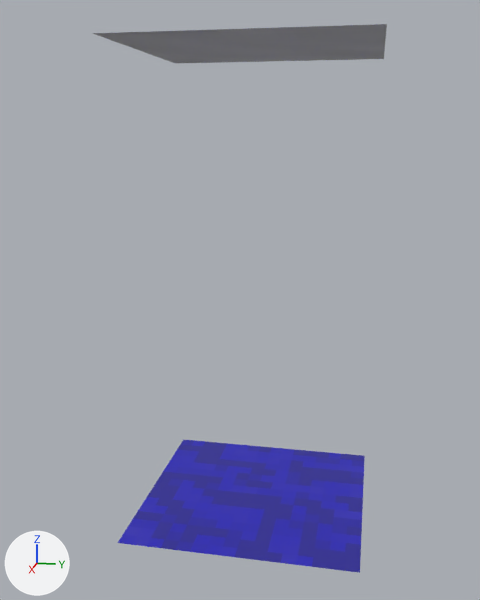
Renders of the Blender file House/Parts/Hall.blend from each side of a commit.
One viewpoint serves both versions: a 50 mm lens placed at (2.82, 0.49, 1.65), pointed at (0.03, -0.07, 0.95). Arrows for +X, +Y and +Z are at lower left; the lights stay in place.

Names of what the first picture shows: 'Floor'.
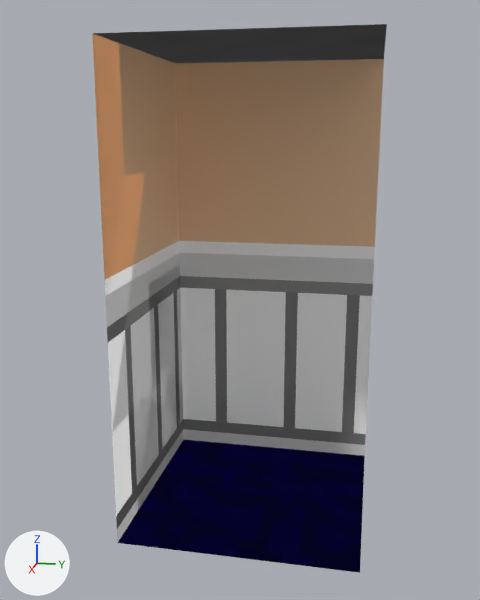
Pixel boxes [x1, y1, x2, y2] of what changed, in the pictures (480 x 600 px):
```json
{"object": "Corner", "change": "shown", "after": [93, 24, 387, 573]}
{"object": "Wall", "change": "shown", "after": [92, 29, 384, 572], "on screen": "brown"}
{"object": "Floor", "change": "unchanged, covered by the edit", "before": [93, 24, 387, 573], "after": [120, 45, 364, 571]}
```

The change, as JSON lines over the scene's bpy script:
```json
{"op": "remove", "block": "ob_wall", "code": "ob_wall.hide_set(True)"}
{"op": "remove", "block": "ob_corner", "code": "ob_corner.hide_set(True)"}
```
